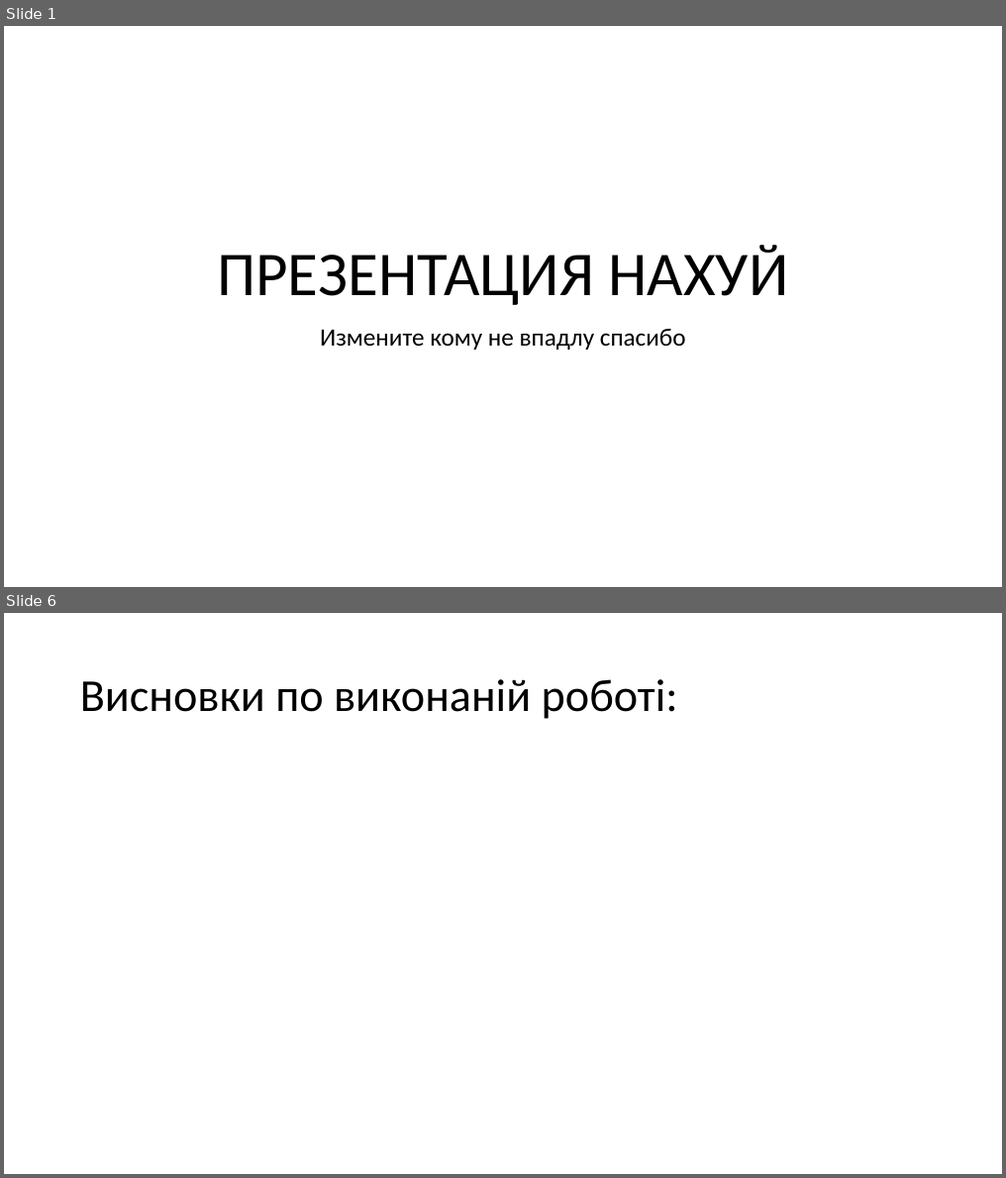
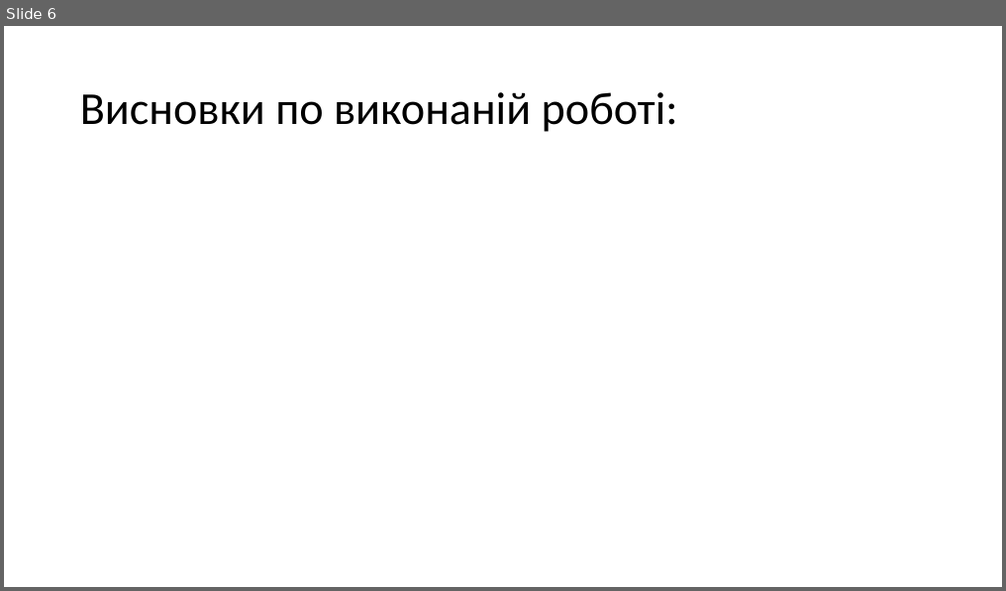
Before and after one commit to d3mage/elektronna_kafedra, a slide deck: elektronna_kafedra.pptx. Shown one above the other, each under a label of ours: slides 1 and 6 before the commit, slide 6 after it; the slides between them are not shown. The pictures are 1006x1178 and 1006x591 pixels, drawn with LibreOffice and Linux fonts; fonts in the diff are those of the drawing. Boxes give left, top, right and bottom in pixels: in the first picture for what was removed or moved away, otherwise in the second. Text is boxed around its words. In the diff, an @@ line names an element or a change of style, - is before the commit and + after.

```diff
--- a/elektronna_kafedra.pptx
+++ b/elektronna_kafedra.pptx
@@ slide 1 removed at <box>4,26,1002,587</box>, background #FFFFFF @@
@@ title removed at <box>217,245,788,305</box> @@
-ПРЕЗЕНТАЦИЯ НАХУЙ
@@ subtitle removed at <box>320,329,686,350</box> @@
-Измените кому не впадлу спасибо
```
Also in this commit, not shown: 2 slides changed, 2 slides added, 1 other slide removed, 5 other files.
